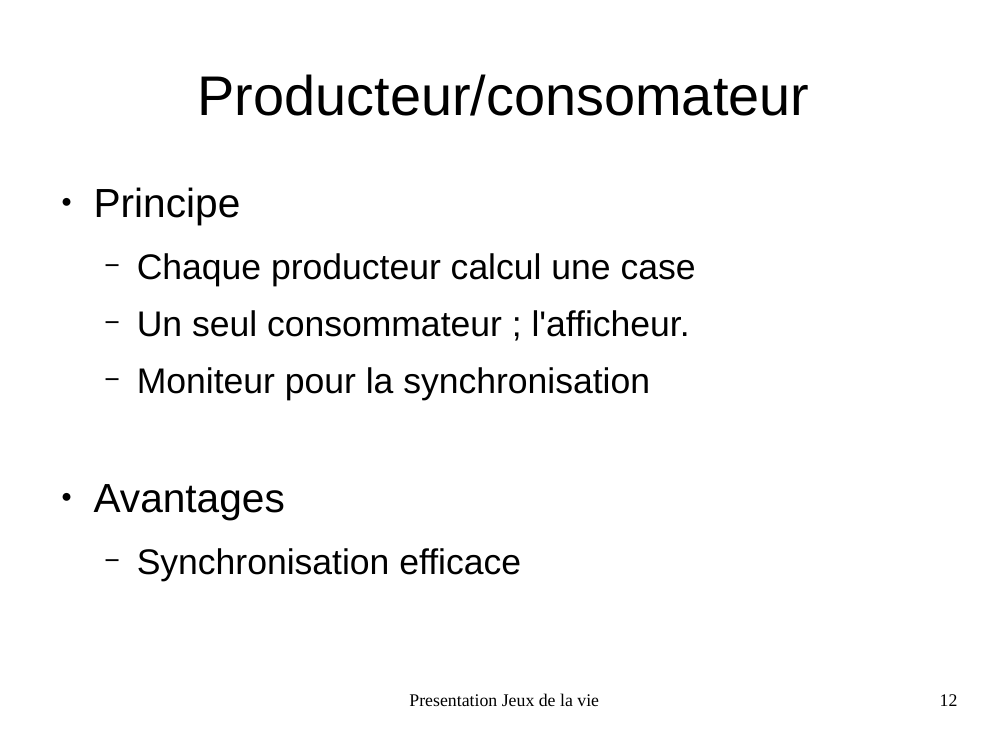
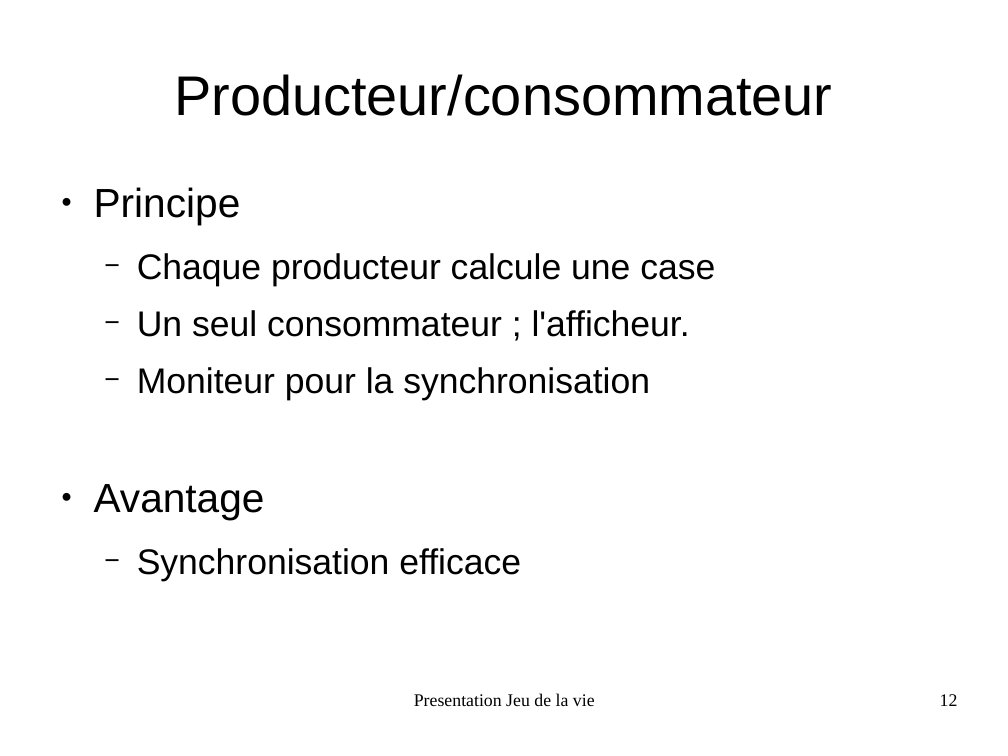
Before and after one commit to FabienInspiron/lifegame, a slide deck: slide 12 of Rapport/Presentation.odp. Drawn at 1008x756 pixels with LibreOffice and Linux fonts; fonts in the diff are those of the drawing. Boxes give left, top, right and bottom in pixels: in the first picture for what was removed or moved away, otherwise in the second. Text is boxed around its words. In the diff, an @@ line names an element or a change of style, - is before the commit and + after.

```diff
--- a/Rapport/Presentation.odp
+++ b/Rapport/Presentation.odp
@@ title at (x1=174, y1=74, x2=832, y2=116): text changed @@
-Producteur/consomateur
+Producteur/consommateur
@@ text at (x1=137, y1=253, x2=715, y2=286): text changed @@
-  − Chaque producteur calcul une case
+  − Chaque producteur calcule une case
@@ text at (x1=94, y1=484, x2=265, y2=520): text changed @@
-● Avantages
+● Avantage
@@ text at (x1=414, y1=693, x2=595, y2=706): text changed @@
-Presentation Jeux de la vie
+Presentation Jeu de la vie
```
Also in this commit, not shown: 17 other slides changed, 3 other files.
